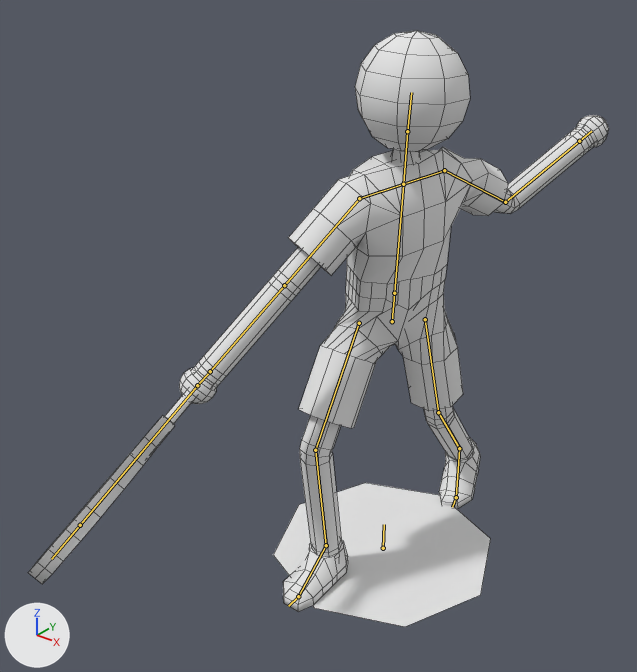
The Blender file data/male.blend, before and after one commit.
Camera for both pictures: a 50 mm lens placed at (1.33, -2.81, 1.97), pointed at (-0.07, -1.07, 0.89). Every picture has the same lights, and +X, +Y and +Z are marked at lower left. Both versions are drawn at frame 1282 of the action 'ArmatureAction'; the numbers are the values there. The bones that bend it are drawn over the model as lines. Mesh edges are drawn as thin lines.

In view in the first picture: 'Skin'.
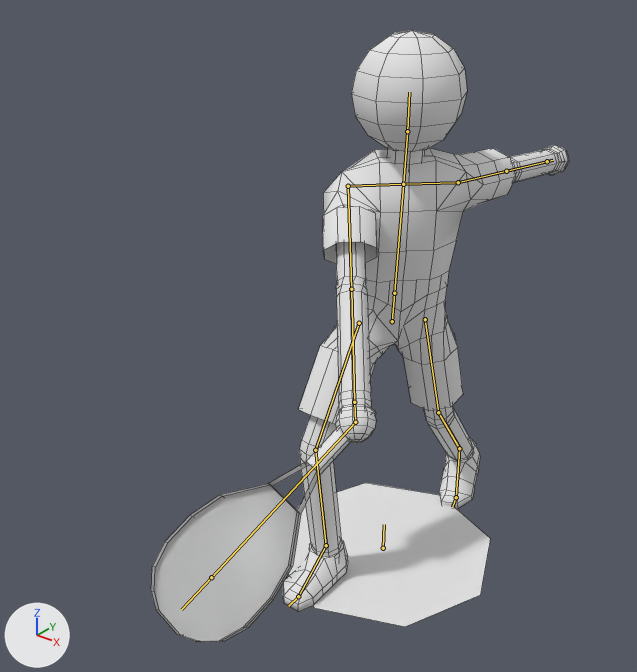
Boxes (x1, y1, x2, y2) around the edits, measured in the pictures (637 x 672 px):
```json
{"object": "Skin", "change": "posed", "before": [28, 31, 609, 627], "after": [151, 30, 569, 642], "on screen": "28% narrower"}
{"bone": "Head", "before": "(407, 131) to (411, 92)", "after": "(407, 131) to (409, 92)"}
{"bone": "Arm0.R", "before": "(359, 198) to (284, 285)", "after": "(348, 186) to (351, 289)"}
{"bone": "Arm1.R", "before": "(284, 285) to (210, 371)", "after": "(351, 289) to (354, 402)"}
{"bone": "Arm0.L", "before": "(444, 170) to (505, 202)", "after": "(458, 182) to (506, 171)"}
{"bone": "Arm1.L", "before": "(505, 202) to (579, 141)", "after": "(506, 171) to (547, 161)"}
```

Scene script edits in JSON lines:
```json
{"block": "bone_back", "where": "bone_back = bpy.data.objects['Armature'].pose.bones['Back']  # child of 'Center'"}
{"op": "set", "path": "bone_back.location", "old": "(-0.243, 0.0, 0.314)", "new": "(0.0, 0.0, 0.0)"}
{"op": "set", "path": "bone_back.rotation_quaternion", "old": "(0.966, 0.0, 0.259, 0.0)", "new": "(1.0, 0.0, 0.0, 0.0)", "note": "degrees (0, 30, 0) -> degrees (0, 0, 0)"}
{"block": "bone_head", "where": "bone_head = bpy.data.objects['Armature'].pose.bones['Head']  # child of 'Neck'"}
{"op": "set", "path": "bone_head.location", "old": "(1.554, -0.105, -0.262)", "new": "(0.104, -0.009, 0.0)"}
{"op": "set", "path": "bone_head.rotation_quaternion", "old": "(0.641, -0.007, -0.763, -0.083)", "new": "(0.996, 0.0, 0.0, -0.087)", "note": "degrees (-35, -102, 28) -> degrees (0, 0, -10)"}
{"block": "bone_arm0_r", "where": "bone_arm0_r = bpy.data.objects['Armature'].pose.bones['Arm0.R']  # child of 'Shoulder.R'"}
{"op": "set", "path": "bone_arm0_r.location", "old": "(-9.694, 9.416, 6.082)", "new": "(-7.362, 6.794, 6.7)"}
{"op": "set", "path": "bone_arm0_r.rotation_quaternion", "old": "(0.922, -0.046, 0.383, 0.01)", "new": "(0.533, 0.508, 0.66, -0.146)", "note": "degrees (-6, 45, -1) -> degrees (-42, 121, -99)"}
{"block": "bone_arm1_r", "where": "bone_arm1_r = bpy.data.objects['Armature'].pose.bones['Arm1.R']  # child of 'Arm0.R'"}
{"op": "set", "path": "bone_arm1_r.location", "old": "(-4.459, -0.021, 1.513)", "new": "(-2.663, -0.331, 0.771)"}
{"op": "set", "path": "bone_arm1_r.rotation_quaternion", "old": "(1.0, 0.0, 0.0, 0.0)", "new": "(0.966, 0.0, 0.259, 0.0)", "note": "degrees (0, 0, 0) -> degrees (0, 30, 0)"}
{"block": "bone_arm0_l", "where": "bone_arm0_l = bpy.data.objects['Armature'].pose.bones['Arm0.L']  # child of 'Shoulder.L'"}
{"op": "set", "path": "bone_arm0_l.location", "old": "(-2.42, 4.735, -0.928)", "new": "(-0.827, 4.613, -3.338)"}
{"op": "set", "path": "bone_arm0_l.rotation_quaternion", "old": "(0.726, 0.055, -0.678, -0.099)", "new": "(0.905, 0.145, 0.07, 0.393)", "note": "degrees (71, -77, -75) -> degrees (18, 1, 47)"}
{"block": "bone_arm1_l", "where": "bone_arm1_l = bpy.data.objects['Armature'].pose.bones['Arm1.L']  # child of 'Arm0.L'"}
{"op": "set", "path": "bone_arm1_l.location", "old": "(-3.063, 3.847, 0.299)", "new": "(0.0, 0.0, 0.0)"}
{"op": "set", "path": "bone_arm1_l.rotation_quaternion", "old": "(0.863, -0.012, 0.021, -0.504)", "new": "(1.0, 0.0, 0.0, 0.0)", "note": "degrees (-2, 1, -61) -> degrees (0, 0, 0)"}
```
